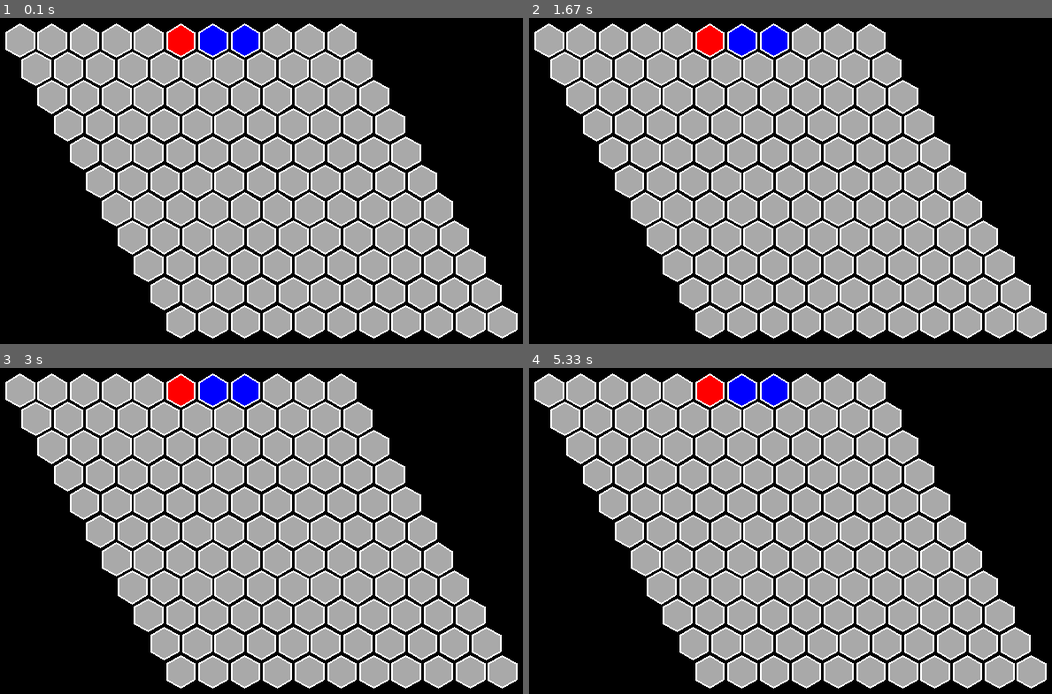
Above: before the commit, frames 1-4 (two rows, left to right).
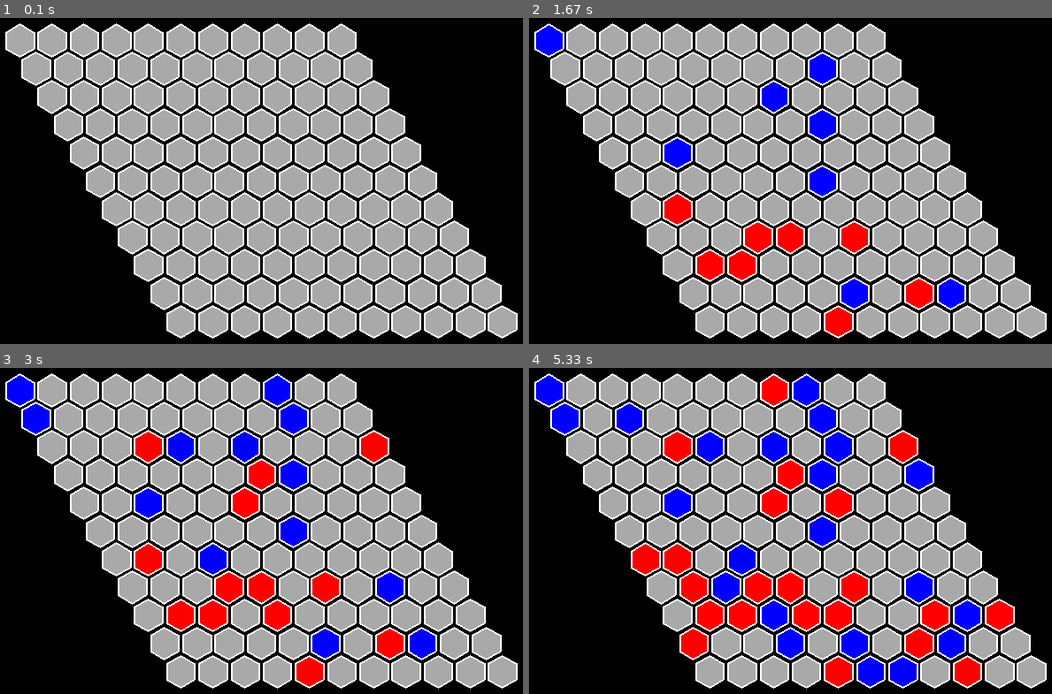
Above: after the commit, the same moments.

Repository: atpugh20/hex-pygame
Game: pygame game, started from main.py
The game is run twice, just before and just after one commit, with the same random seed, the same clock (stepped at 60 frames per second) and the same inputs.
Inputs (mouse positions are in pixels of both pictures, inside the frame that each line leads up to):
- Up to frame 1 (0.1 s): no input
- Up to frame 2 (1.67 s): press the mouse at (664, 203) at 0.37 s; move the mouse to (753, 262) at 0.47 s; release the mouse at (842, 317) at 0.6 s; press the mouse at (664, 203) at 0.7 s; move the mouse to (759, 226) at 0.8 s; release the mouse at (853, 246) at 0.93 s; press the mouse at (664, 203) at 1.03 s; move the mouse to (712, 272) at 1.13 s; release the mouse at (764, 337) at 1.27 s; press the mouse at (664, 203) at 1.37 s; move the mouse to (795, 242) at 1.47 s; release the mouse at (926, 285) at 1.6 s
- Up to frame 3 (3 s): press the mouse at (135, 553) at 1.7 s; move the mouse to (287, 622) at 1.8 s; release the mouse at (444, 690) at 1.93 s; press the mouse at (135, 553) at 2.03 s; move the mouse to (251, 508) at 2.13 s; release the mouse at (371, 459) at 2.27 s; press the mouse at (135, 553) at 2.37 s; move the mouse to (256, 488) at 2.47 s; release the mouse at (381, 420) at 2.6 s; press the mouse at (135, 553) at 2.7 s; move the mouse to (141, 508) at 2.8 s; release the mouse at (146, 459) at 2.93 s
- Up to frame 4 (5.33 s): click (931, 605) at 3.05 s; press the mouse at (931, 605) at 3.37 s; move the mouse to (806, 599) at 3.47 s; release the mouse at (685, 592) at 3.6 s; press the mouse at (931, 605) at 3.7 s; move the mouse to (942, 641) at 3.8 s; release the mouse at (952, 677) at 3.93 s; press the mouse at (931, 605) at 4.03 s; move the mouse to (842, 498) at 4.13 s; release the mouse at (759, 390) at 4.27 s; click (685, 632) at 4.38 s; press the mouse at (685, 632) at 4.7 s; move the mouse to (638, 544) at 4.8 s; release the mouse at (596, 456) at 4.93 s; press the mouse at (685, 632) at 5.03 s; move the mouse to (832, 622) at 5.13 s; release the mouse at (984, 612) at 5.27 s

The runs differ from the first frame. In frame 1, 1.1% of the frame differs, in the area x 32-50%, y 2-12%; in frame 2, 6.7%; in frame 3, 10%; in frame 4, 16%, in the area x 1-93%, y 2-98%.

Commit message:
Added board interaction and random cpu

Diff:
--- a/board.py
+++ b/board.py
@@ -3,6 +3,10 @@
 
 
 class Board:
+    '''
+    * The board contains all the tiles and methods used for gameplay
+    '''
+
     def __init__(self, x, y, dimension, sW, sH):
         self.x = x
         self.y = y
@@ -33,7 +37,8 @@
                 self.tiles.append(Tile(self.x + x_add + self.tile_size * j * 2,
                                        self.y + y_add + self.tile_size * i * 1.75,
                                        self.tile_size,
-                                       i * self.dimension + j))
+                                       i * self.dimension + j,
+                                       self.dimension))
             x_add += self.tile_size
 
     def draw(self, surface):
@@ -41,5 +46,21 @@
         * Draws all tiles to the surface
         '''
         for tile in self.tiles:
-            print(tile.label)
             tile.draw(surface)
+
+    def clear(self):
+        '''
+        * Wipes the board of all pieces and sets them all as unvisited.
+        '''
+        for tile in self.tiles:
+            tile.visited = False
+            tile.color = "darkgrey"
+
+    def filled(self):
+        '''
+        * Returns True if the board is full of pieces. Returns False if not.
+        '''
+        for tile in self.tiles:
+            if not tile.filled():
+                return False
+        return True
--- a/main.py
+++ b/main.py
@@ -1,31 +1,75 @@
-import pygame
+import pygame as pg
 from board import Board
-pygame.init()
+import random
 
-sW = 600
-sH = 600
-screen = pygame.display.set_mode((sW, sH))
-clock = pygame.time.Clock()
-running = True
 
-FPS = 60
-BOARD_DIMENSION = 11
+def main():
+    pg.init()
 
-board = Board(0, 0, BOARD_DIMENSION, sW, sH)
+    sW = 600
+    sH = 600
+    screen = pg.display.set_mode((sW, sH))
+    clock = pg.time.Clock()
+    running = True
 
-while running:
-    for event in pygame.event.get():
-        if event.type == pygame.QUIT:
-            running = False
+    FPS = 60
+    BOARD_DIMENSION = 11
+    board = Board(0, 0, BOARD_DIMENSION, sW, sH)
+    user_turn = True
+    cpu_turn = False
+    user_color = "red"
+    cpu_color = "blue"
 
-    screen.fill("black")
-    board.tiles[5].color = "red"
-    board.tiles[6].color = "blue"
-    board.tiles[7].color = "blue"
-    board.draw(screen)
+    # Game Loop
+    while running:
+        for event in pg.event.get():
+            if event.type == pg.QUIT:
+                running = False
 
-    pygame.display.flip()
+        # Clear and draw board
+        screen.fill("black")
+        board.draw(screen)
 
-    clock.tick(FPS)
+        # User Turn
+        if user_turn:
+            m_pos = pg.mouse.get_pos()
+            for tile in board.tiles:
+                if (
+                    not tile.filled() and
+                    tile.hovered(m_pos[0], m_pos[1]) and
+                    pg.mouse.get_pressed()[0]
+                ):
+                    user_turn = False
+                    cpu_turn = True
+                    tile.color = user_color
+        if board.filled():
+            board.clear()
+            temp = user_color
+            user_color = cpu_color
+            cpu_color = temp
 
-pygame.quit()
+        # CPU Turn
+        if cpu_turn:
+            while True:
+                choice = random.choice(board.tiles)
+                if not choice.filled():
+                    choice.color = cpu_color
+                    user_turn = True
+                    cpu_turn = False
+                    break
+        if board.filled():
+            board.clear()
+            temp = user_color
+            user_color = cpu_color
+            cpu_color = temp
+
+        # Display surface and set FPS
+        pg.display.flip()
+        clock.tick(FPS)
+
+    # End game after the game loop ends
+    pg.quit()
+
+
+if __name__ == "__main__":
+    main()
--- a/tile.py
+++ b/tile.py
@@ -3,15 +3,25 @@
 
 
 class Tile:
-    def __init__(self, x, y, size, label):
+    '''
+    * A tile is a singular space on the board. It can be filled in with a
+    * color. The color indicates which player put the piece on the tile.
+    '''
+
+    def __init__(self, x, y, size, label, dimension):
         # Game Logic Attributes
         self.label = label
-        self.t_r = -1
-        self.m_r = -1
-        self.b_r = -1
-        self.b_l = -1
-        self.m_l = -1
-        self.t_l = -1
+        self.visited = False
+        self.dimension = dimension
+
+        # Adjacent Tile Labels
+        self.t_right = -1
+        self.m_right = -1
+        self.b_right = -1
+        self.b_left = -1
+        self.m_left = -1
+        self.t_left = -1
+        self.connect_tiles()
 
         # Visual Attributes
         self.x = x
@@ -21,6 +31,7 @@
         self.alt_size = m.sqrt(self.size**2 - (self.size * 0.5)**2)
         self.half_size = self.size * 0.5
 
+        # Tile Vertices
         self.points = [
             [x, y - self.size],
             [x + self.alt_size, y - self.half_size],
@@ -30,9 +41,60 @@
             [x - self.alt_size, y - self.half_size]
         ]
 
+    def connect_tiles(self):
+        '''
+        * Sets all of the adjacent tiles to their proper labels.
+        '''
+        # Top Right
+        if (
+            self.label % self.dimension != self.dimension - 1 and
+            self.label // self.dimension > 0
+        ):
+            self.t_right = self.label - self.dimension + 1
+        # Middle Right
+        if self.label % self.dimension != self.dimension - 1:
+            self.m_right = self.label + 1
+        # Bottom Right
+        if self.label // self.dimension < self.dimension - 1:
+            self.b_right = self.label + self.dimension
+        # Bottom Left
+        if (
+            self.label % self.dimension != 0 and
+            self.label // self.dimension < self.dimension - 1
+        ):
+            self.b_left = self.label + self.dimension - 1
+        # Middle Left
+        if self.label % self.dimension != 0:
+            self.m_left = self.label - 1
+        # Top Left
+        if self.label // self.dimension > 0:
+            self.t_left = self.label - self.dimension
+
     def draw(self, surface):
         '''
-        * Draws the tile to the surface using 'points' and 'color'
+        * Draws the tile to the surface using 'points' and 'color'.
         '''
         pygame.draw.polygon(surface, self.color, self.points, 0)
         pygame.draw.polygon(surface, "white", self.points, 2)
+
+    def filled(self):
+        '''
+        * Returns true if a player has filled this tile. False if not.
+        '''
+        if self.color == "red" or self.color == "blue":
+            return True
+        return False
+
+    def hovered(self, mouse_x, mouse_y):
+        '''
+        * If the tile is hovered, returns True. If not, returns False.
+        '''
+        x_diff = (mouse_x - self.x) ** 2
+        y_diff = (mouse_y - self.y) ** 2
+        distance = m.sqrt(x_diff + y_diff)
+        if distance < self.size:
+            self.color = "black"
+            return True
+        else:
+            self.color = "darkgrey"
+            return False
